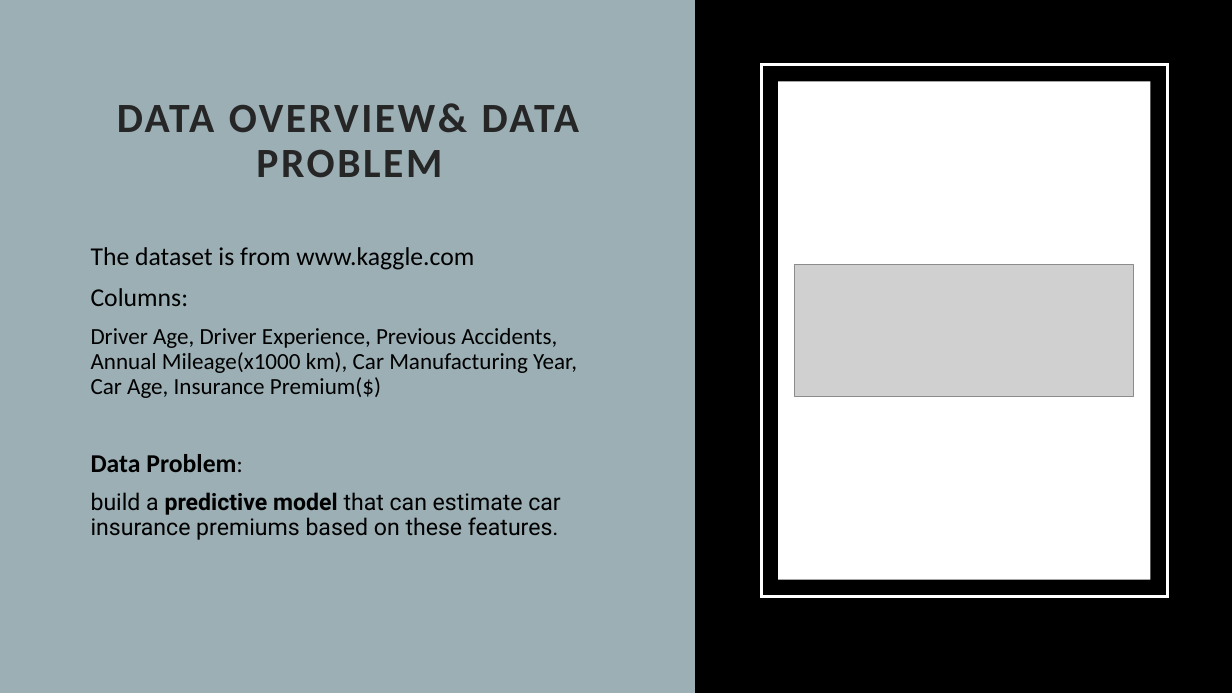
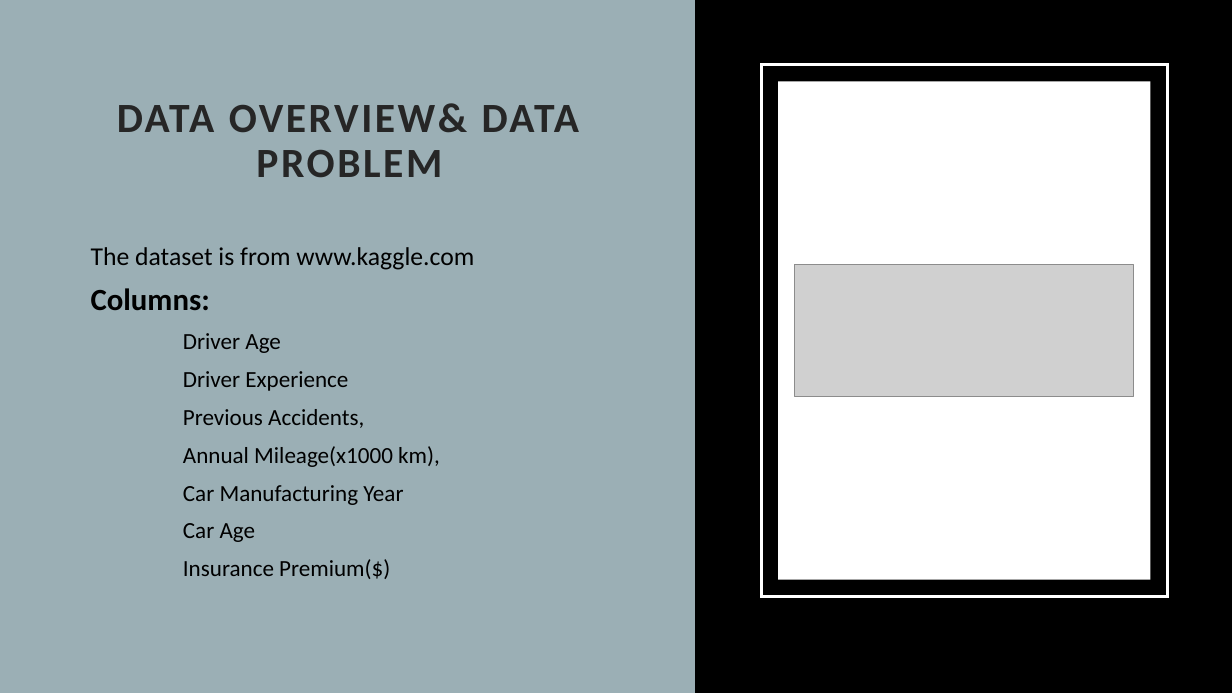
Before and after one commit to Yan1702/IOD17Feb, a slide deck: slide 4 of MiniProject1/MiniProject1_Presentation.pptx. Drawn at 1232x693 pixels with LibreOffice and Linux fonts; fonts in the diff are those of the drawing; grey boxes stand for pictures. Boxes give left, top, right and bottom in pixels: in the first picture for what was removed or moved away, otherwise in the second. Text is boxed around its words. In the diff, an @@ line names an element or a change of style, - is before the commit and + after.

```diff
--- a/MiniProject1/MiniProject1_Presentation.pptx
+++ b/MiniProject1/MiniProject1_Presentation.pptx
@@ text at (91, 288, 210, 310): size 20 to 24 pt, bold on in "Columns:" @@
@@ text at (183, 333, 440, 579): text changed @@
-Driver Age, Driver Experience, Previous Accidents, Annual Mileage(x1000 km), Car Manufacturing Year, Car Age, Insurance Premium($)
-Data Problem:
-build a predictive model that can estimate car insurance premiums based on these features.
+Driver Age
+Driver Experience
+Previous Accidents,
+Annual Mileage(x1000 km),
+Car Manufacturing Year
+Car Age
+Insurance Premium($)
```
Also in this commit, not shown: 4 other slides changed.
